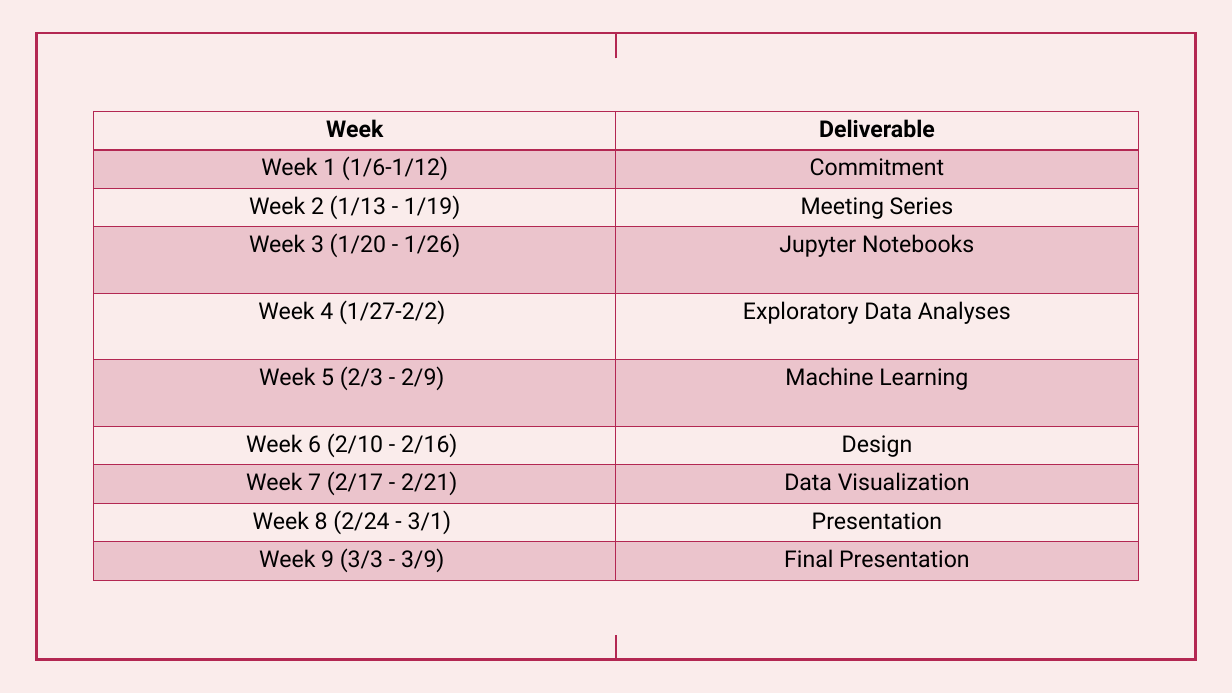
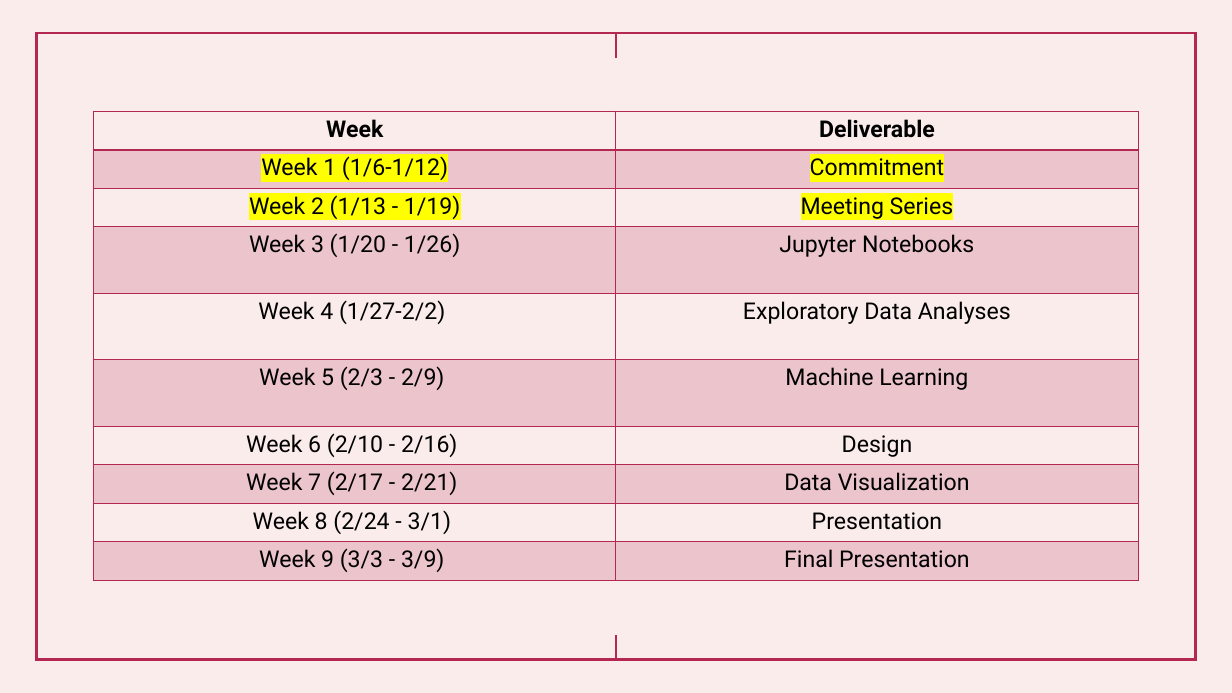
Before and after one commit to shawna-tuli-silicon-valley/uci-ics-bi-and-data-science, a slide deck: slide 17 of presentations/BI Analysis (Partner Business Modeling).pptx. Drawn at 1232x693 pixels with LibreOffice and Linux fonts; fonts in the diff are those of the drawing. Boxes give left, top, right and bottom in pixels: in the first picture for what was removed or moved away, otherwise in the second. Text is boxed around its words. In the diff, an @@ line names an element or a change of style, - is before the commit and + after.

```diff
--- a/presentations/BI Analysis (Partner Business Modeling).pptx
+++ b/presentations/BI Analysis (Partner Business Modeling).pptx
@@ table at <box>93,112,1138,580</box> @@
@@ highlight none to #FFFF00 in "Week 1 (1/6-1/12)", "Commitment", "Week 2 (1/13 - 1/19)", "Meeting Series" @@
```
Also in this commit, not shown: 5 other slides changed.
